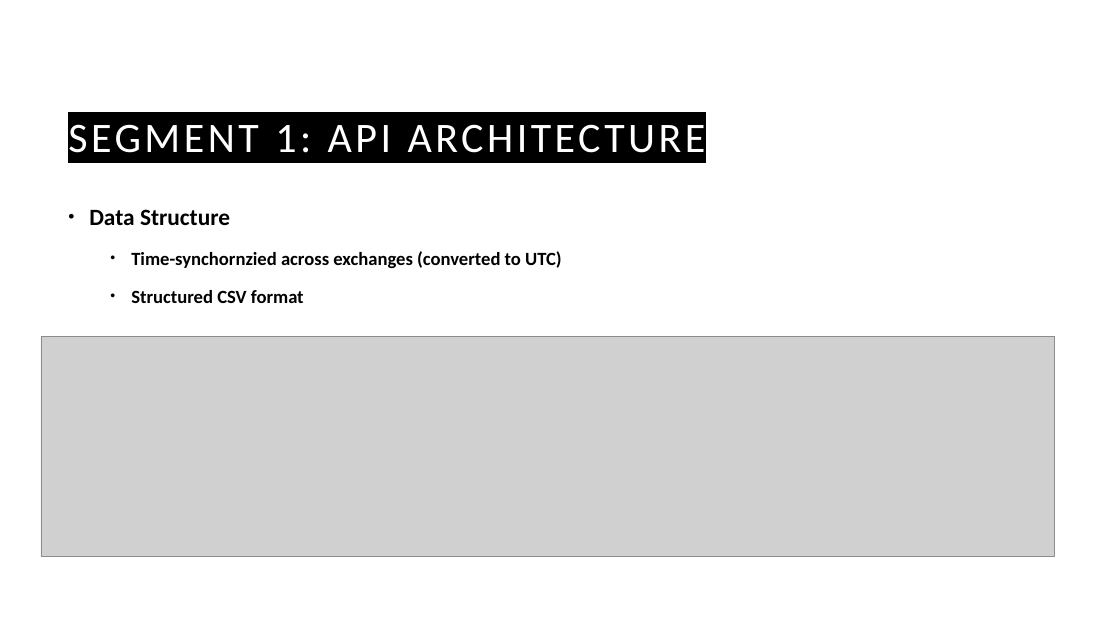
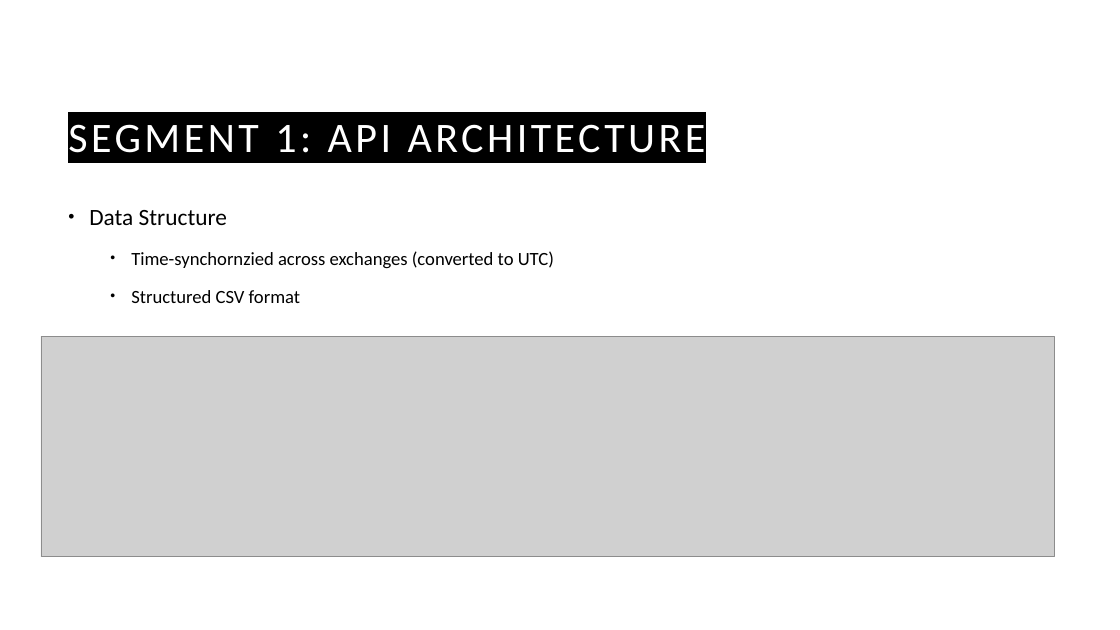
Before and after one commit to guyHarem/TAU_DS_Project, a slide deck: slide 7 of Presentations/Cryto Arbitrage P2.pptx. Drawn at 1120x630 pixels with LibreOffice and Linux fonts; fonts in the diff are those of the drawing; grey boxes stand for pictures; background and template pictures are left out. Boxes give left, top, right and bottom in pixels: in the first picture for what was removed or moved away, otherwise in the second. Text is boxed around its words. In the diff, an @@ line names an element or a change of style, - is before the commit and + after.

```diff
--- a/Presentations/Cryto Arbitrage P2.pptx
+++ b/Presentations/Cryto Arbitrage P2.pptx
@@ text "Data Structure" at [89, 210, 554, 303]: bold off @@
```
Also in this commit, not shown: 6 other slides changed, 5 other files.
